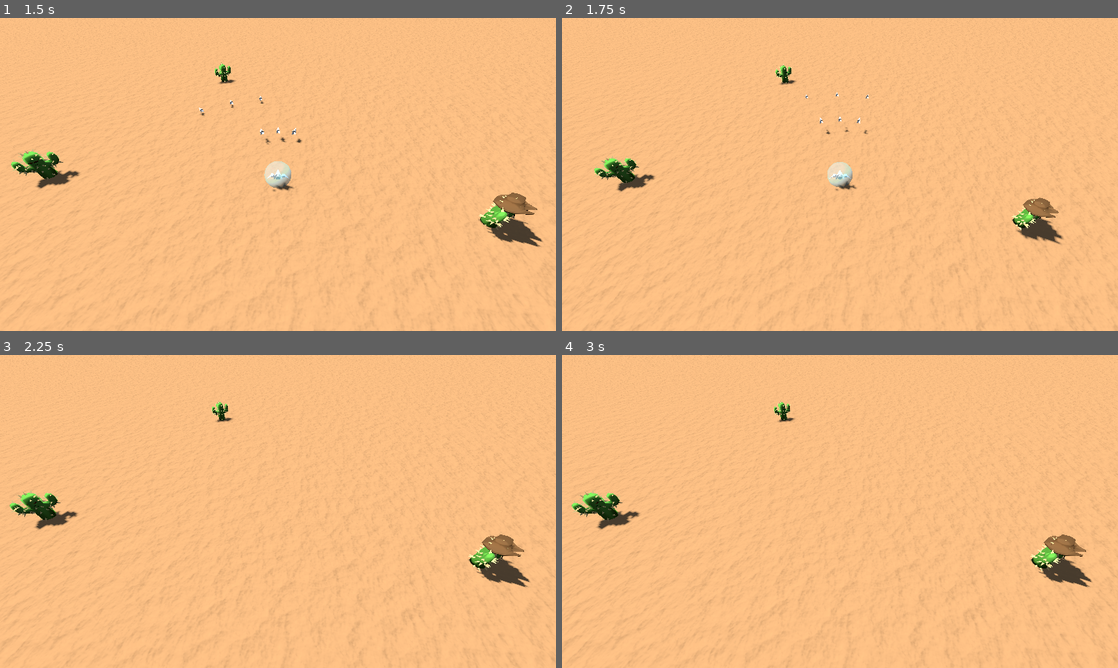
Above: before the commit, frames 1-4 (two rows, left to right).
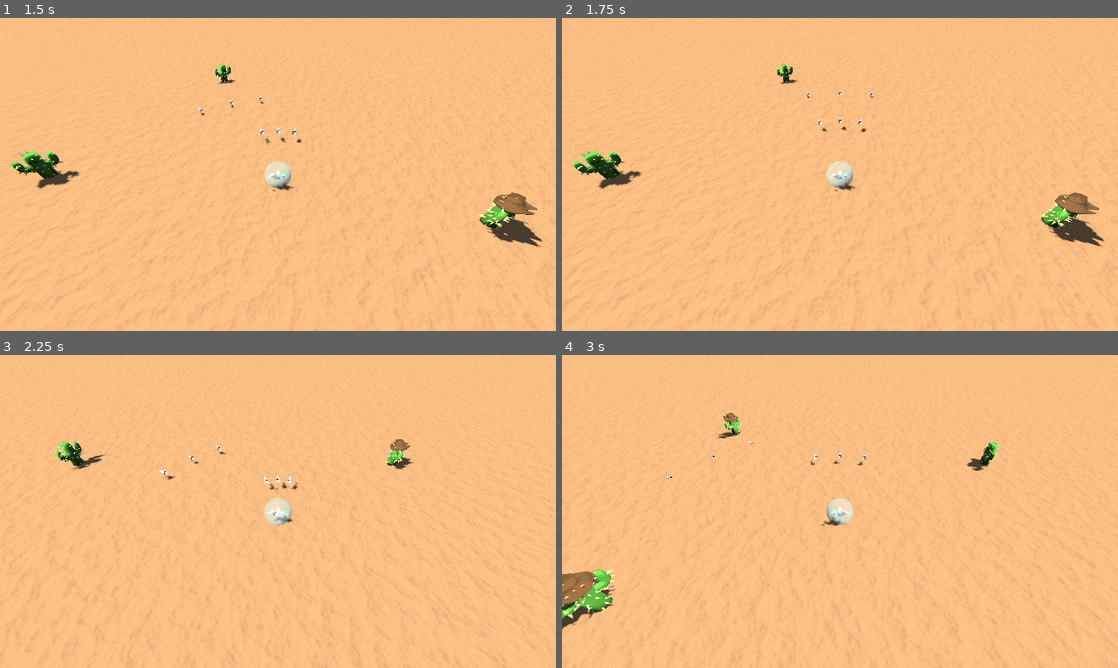
Above: after the commit, the same moments.

Repository: dicemaster5/BubbleSurvivors
Game: Godot game, scene res://scenes/world.tscn
Same seed, same stepped clock (60 frames per second), same inputs: the game is played once before the commit and once after it.
Inputs:
- Up to frame 1 (1.5 s): hold D (move_right) 0.53-1.28 s; hold S (move_down) from 1.28 s (still down)
- Up to frame 2 (1.75 s): keep holding S (move_down)
- Up to frame 3 (2.25 s): release S (move_down) at 2.03 s; hold D (move_right) from 2.03 s (still down)
- Up to frame 4 (3 s): release D (move_right) at 2.78 s; hold W (move_up) from 2.78 s (still down)

Frame 1 is identical in both runs. In frame 2, 3.3% of the frame differs, in the area x 0-100%, y 0-100%; in frame 3, 3.3%; in frame 4, 4.3%.

Commit message:
Fix the cactus spawn bug

Diff:
--- a/scenes/enemy.gd
+++ b/scenes/enemy.gd
@@ -62,6 +62,7 @@
 	if randf() < 0.01 * delta:
 		$AnimationPlayer.play("make_noises")
 
+
 func handle_killed() -> void:
 	if did_start_dying:
 		return
--- a/scenes/enemy.tscn
+++ b/scenes/enemy.tscn
@@ -189,7 +189,6 @@
 [node name="CollisionShape3D" type="CollisionShape3D" parent="."]
 transform = Transform3D(1, 0, 0, 0, 1, 0, 0, 0, 1, 0.034369, 0.777256, -0.00280845)
 shape = SubResource("BoxShape3D_qow0e")
-disabled = true
 
 [node name="Cactus" parent="." instance=ExtResource("2_h27gd")]
 
--- a/scenes/enemy_spawner.gd
+++ b/scenes/enemy_spawner.gd
@@ -43,13 +43,12 @@
 	var max_square = pow(base_spawn_radius + spawn_radius_variance, 2)
 	var rand_radius = sqrt(min_square + randf() * (max_square - min_square))
 
+	enemy.position = global_position + Vector3(cos(rand_dir) * rand_radius, 0, sin(rand_dir) * rand_radius)
 	enemy_parent.add_child(enemy)
 
-	enemy.global_position = global_position + Vector3(cos(rand_dir) * rand_radius, 0, sin(rand_dir) * rand_radius)
 	enemy.despawned.connect(on_enemy_despawned)
 
 	current_enemy_value += enemy.value
-	enemy.collider.disabled = false
 
 func on_enemy_despawned(value: int) -> void:
 	current_enemy_value -= value
Not shown: 1 places in materials/cactus.tres that only renumber resources
Not shown: 1 places in materials/cactus_spikes.tres that only renumber resources
Not shown: 1 places in scenes/enemy.tscn that only renumber resources
